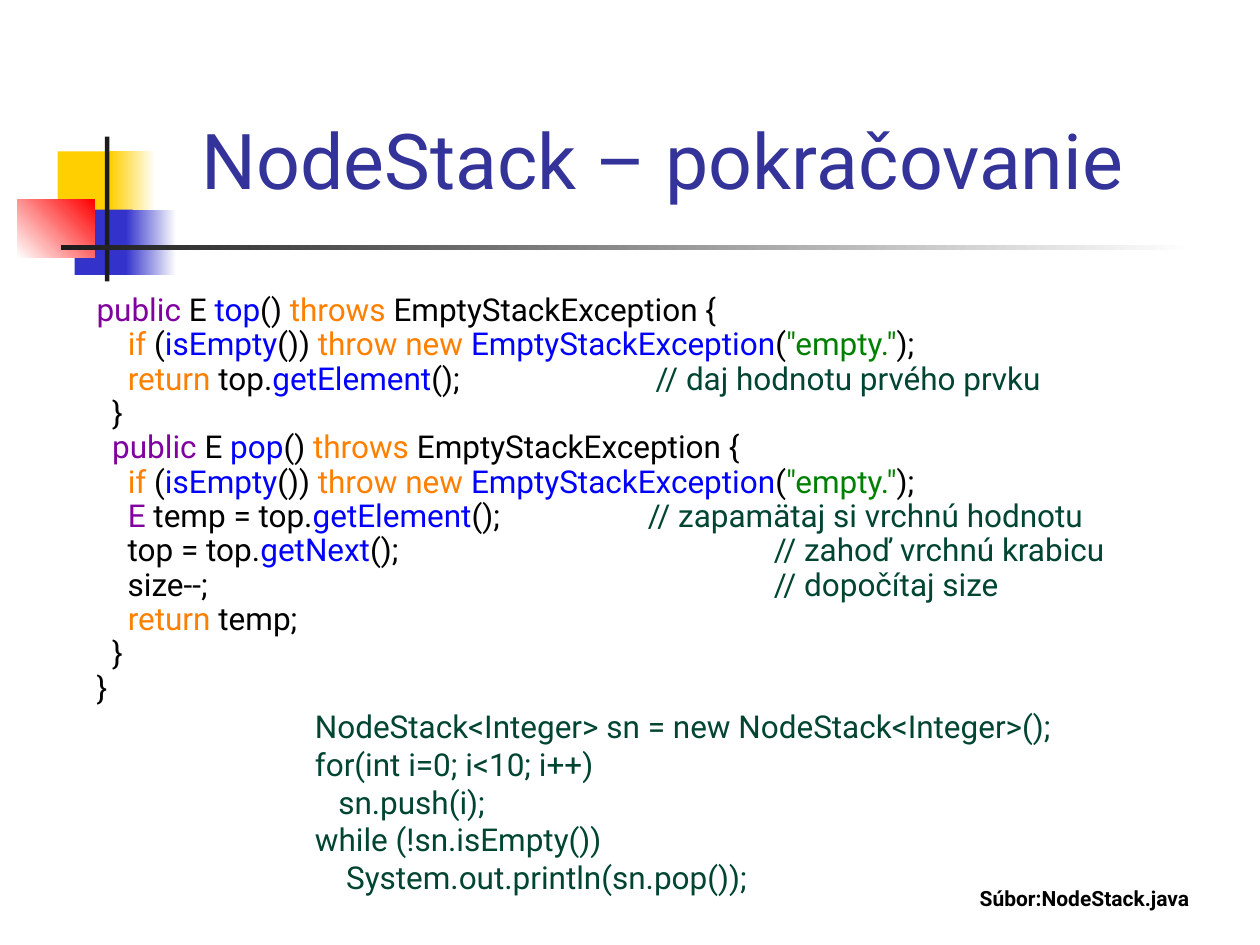
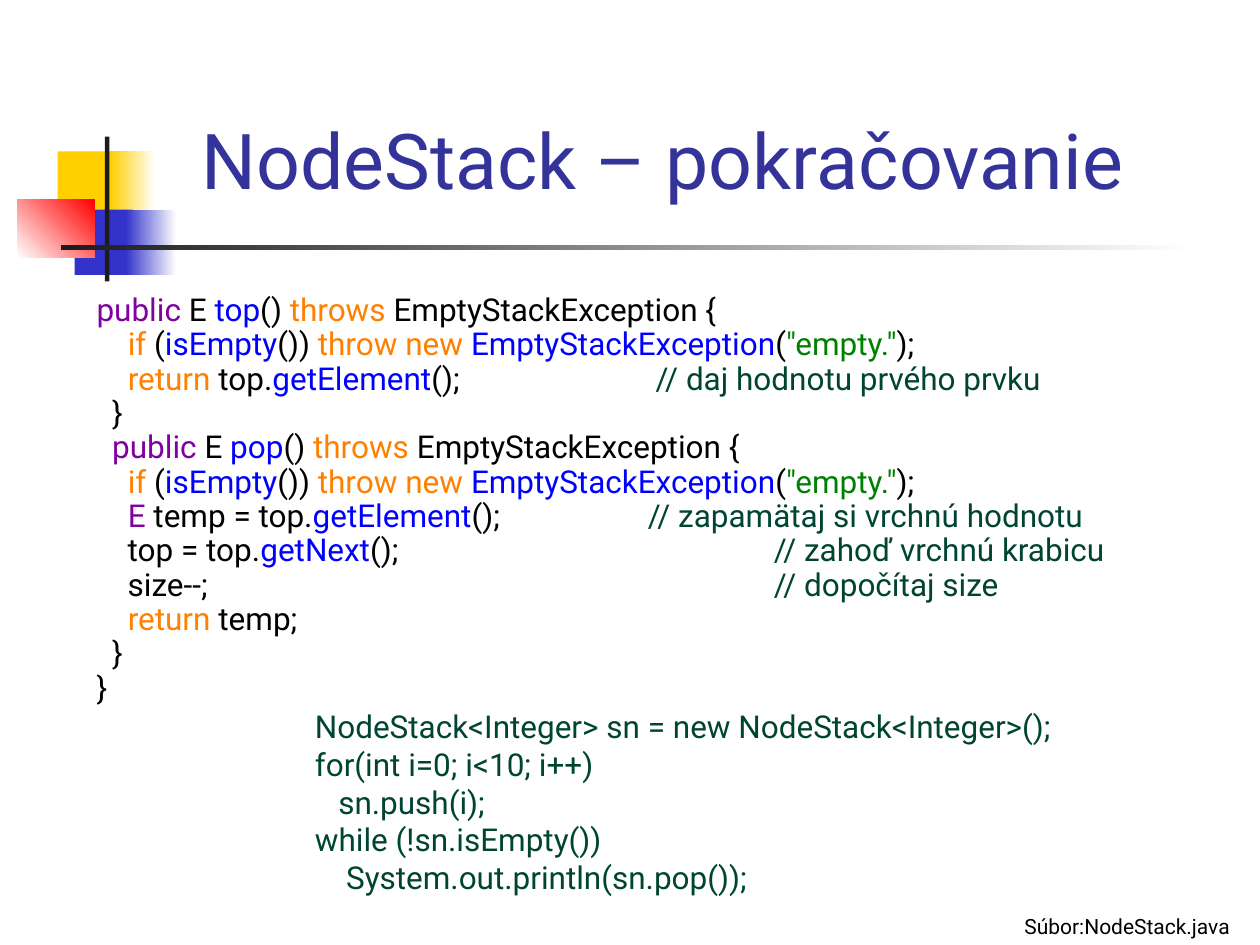
Before and after one commit to Programovanie4/Prednasky, a slide deck: slide 30 of 05/05_java.ppt (slide 24 before the commit). Drawn at 1260x945 pixels with LibreOffice and Linux fonts; fonts in the diff are those of the drawing. Boxes give left, top, right and bottom in pixels: in the first picture for what was removed or moved away, otherwise in the second. Text is boxed around its words. In the diff, an @@ line names an element or a change of style, - is before the commit and + after.

```diff
--- a/05/05_java.ppt
+++ b/05/05_java.ppt
@@ text "Súbor:NodeStack.java": place and size @@
-text "Súbor:NodeStack.java" at box(980, 890, 1189, 911)
+text "Súbor:NodeStack.java" at box(1024, 918, 1229, 939)
@@ text "Súbor:NodeStack.java" at box(1024, 918, 1229, 939): bold off @@
```
Also in this commit, not shown: 28 other slides changed, 6 slides added, 1 other file.
